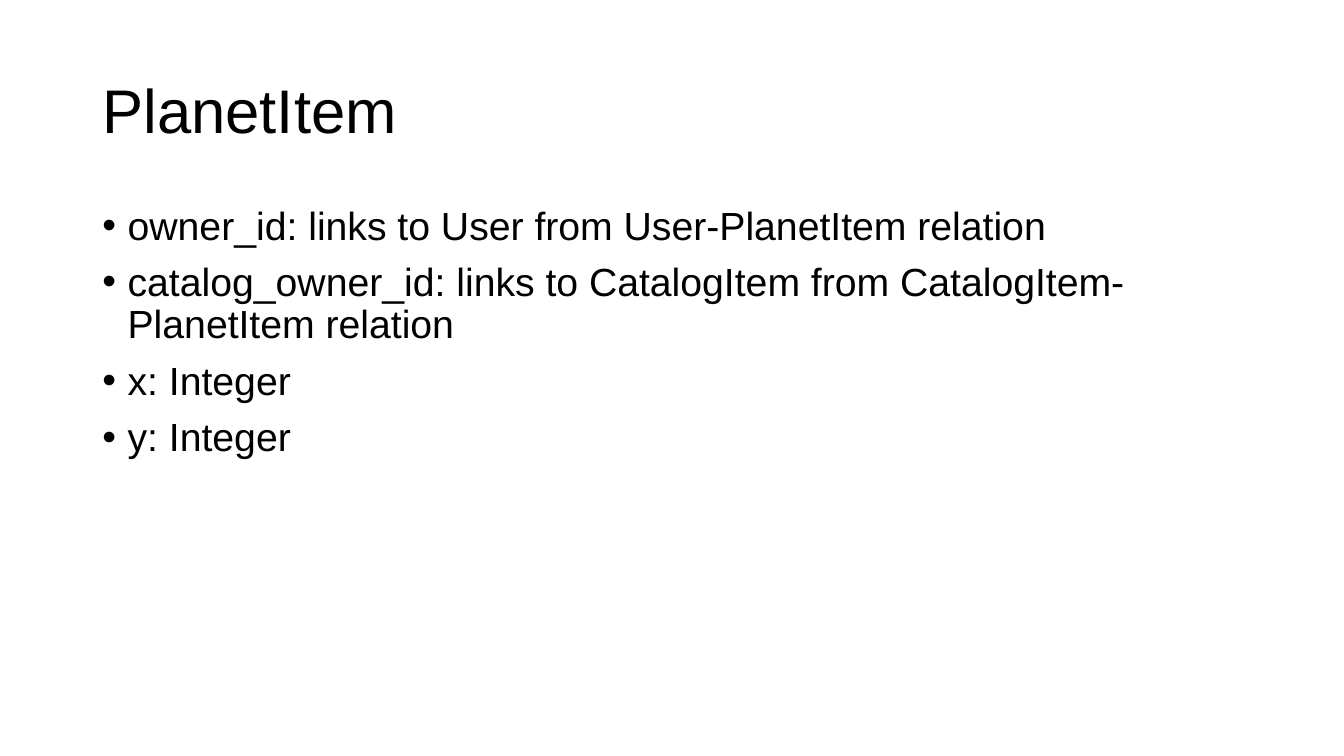
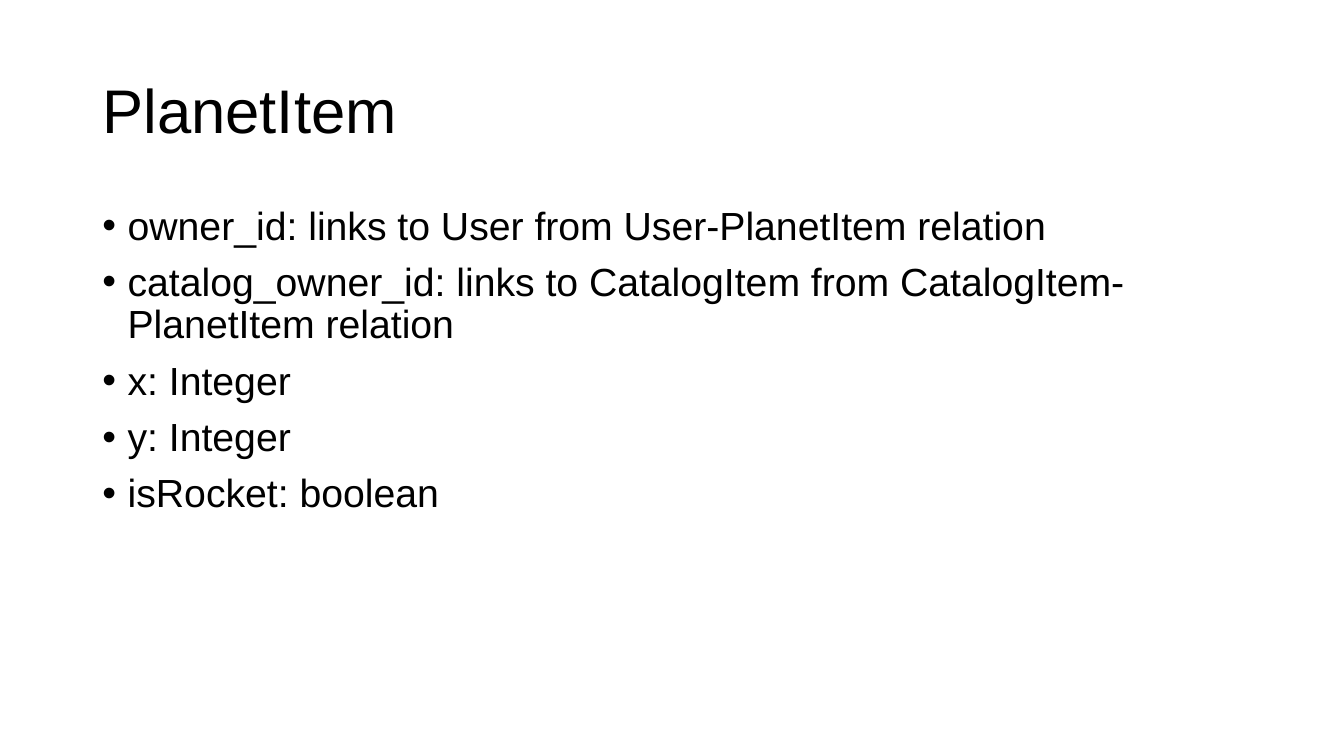
Before and after one commit to gmfk07/iu2018-backend, a slide deck: slide 16 of iu-spec-backend.pptx (slide 14 before the commit). Drawn at 1344x756 pixels with LibreOffice and Linux fonts; fonts in the diff are those of the drawing. Boxes give left, top, right and bottom in pixels: in the first picture for what was removed or moved away, otherwise in the second. Text is boxed around its words. In the diff, an @@ line names an element or a change of style, - is before the commit and + after.

Commit message:
Fixed backend bugs, added aliens, rockets, and user info

```diff
--- a/iu-spec-backend.pptx
+++ b/iu-spec-backend.pptx
@@ text at (128, 478, 439, 508): paragraph added @@
+• isRocket: boolean
```
Also in this commit, not shown: 3 other slides changed, 4 slides added, 5 other files.
